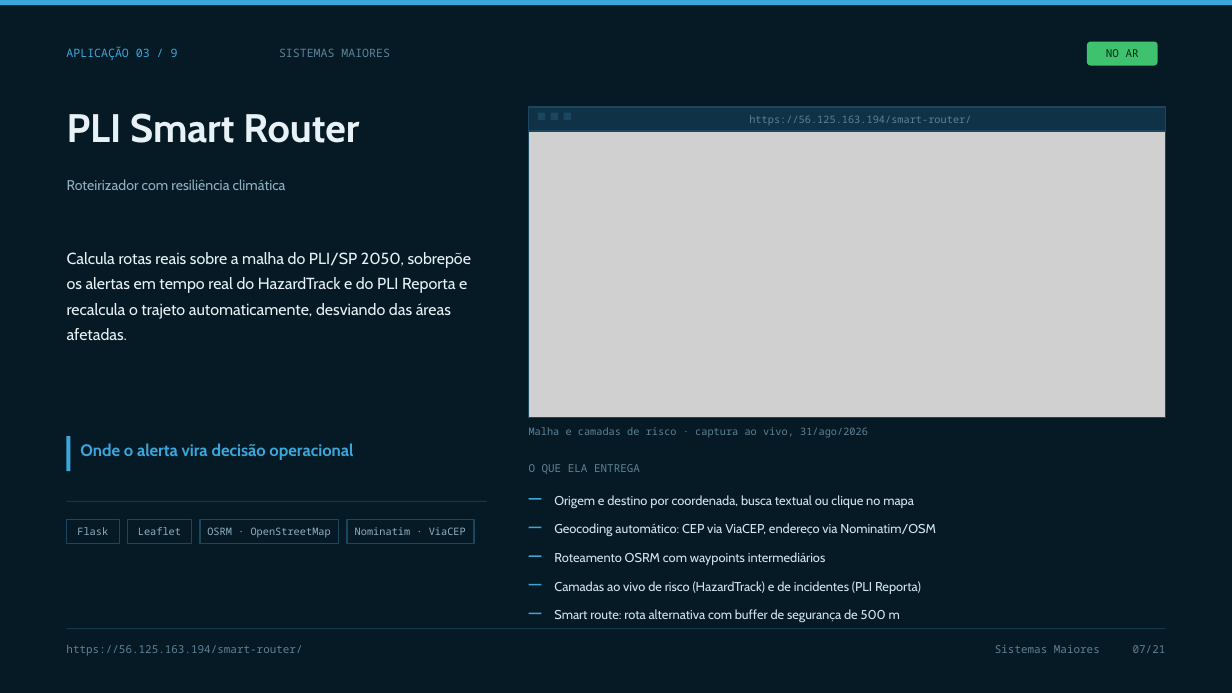
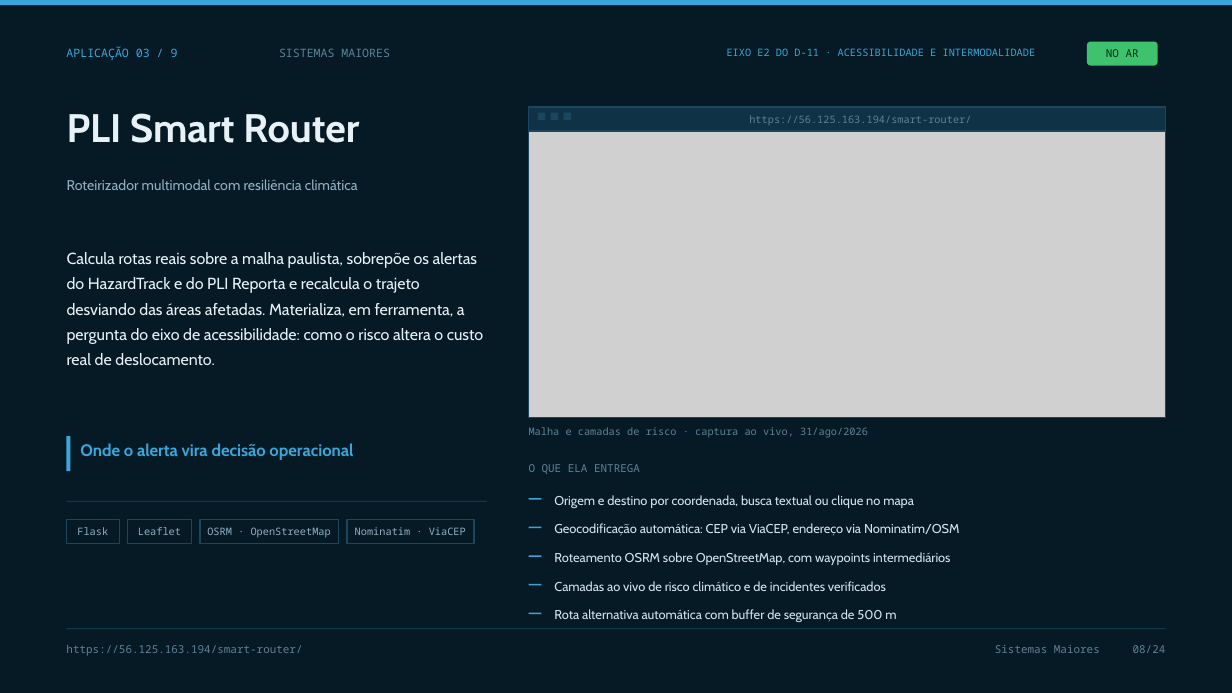
Before and after one commit to vpcapanema/pli-hub, a slide deck: slide 8 of apresentacao/pli-hub-detalhada.pptx (slide 7 before the commit). Drawn at 1232x693 pixels with LibreOffice and Linux fonts; fonts in the diff are those of the drawing; grey boxes stand for pictures. Boxes give left, top, right and bottom in pixels: in the first picture for what was removed or moved away, otherwise in the second. Text is boxed around its words. In the diff, an @@ line names an element or a change of style, - is before the commit and + after.

```diff
--- a/apresentacao/pli-hub-detalhada.pptx
+++ b/apresentacao/pli-hub-detalhada.pptx
@@ text added at <box>727,48,1036,56</box>, 8 pt, text #3AA6D9 @@
+EIXO E2 DO D-11 · ACESSIBILIDADE E INTERMODALIDADE
@@ text at <box>67,179,358,190</box>: text changed @@
-Roteirizador com resiliência climática
+Roteirizador multimodal com resiliência climática
@@ text at <box>67,252,483,365</box>: text changed @@
-Calcula rotas reais sobre a malha do PLI/SP 2050, sobrepõe os alertas em tempo real do HazardTrack e do PLI Reporta e recalcula o trajeto automaticamente, desviando das áreas afetadas.
+Calcula rotas reais sobre a malha paulista, sobrepõe os alertas do HazardTrack e do PLI Reporta e recalcula o trajeto desviando das áreas afetadas. Materializa, em ferramenta, a pergunta do eixo de acessibilidade: como o risco altera o custo real de deslocamento.
@@ text at <box>554,523,960,536</box>: text changed @@
-Geocoding automático: CEP via ViaCEP, endereço via Nominatim/OSM
+Geocodificação automática: CEP via ViaCEP, endereço via Nominatim/OSM
@@ text at <box>554,552,951,565</box>: text changed @@
-Roteamento OSRM com waypoints intermediários
+Roteamento OSRM sobre OpenStreetMap, com waypoints intermediários
@@ text at <box>554,581,886,591</box>: text changed @@
-Camadas ao vivo de risco (HazardTrack) e de incidentes (PLI Reporta)
+Camadas ao vivo de risco climático e de incidentes verificados
@@ text at <box>554,609,896,622</box>: text changed @@
-Smart route: rota alternativa com buffer de segurança de 500 m
+Rota alternativa automática com buffer de segurança de 500 m
@@ text at <box>995,645,1166,653</box>: text changed @@
-Sistemas Maiores 07/21
+Sistemas Maiores 08/24
```
Also in this commit, not shown: 19 other slides changed, 3 slides added, 10 other files.
